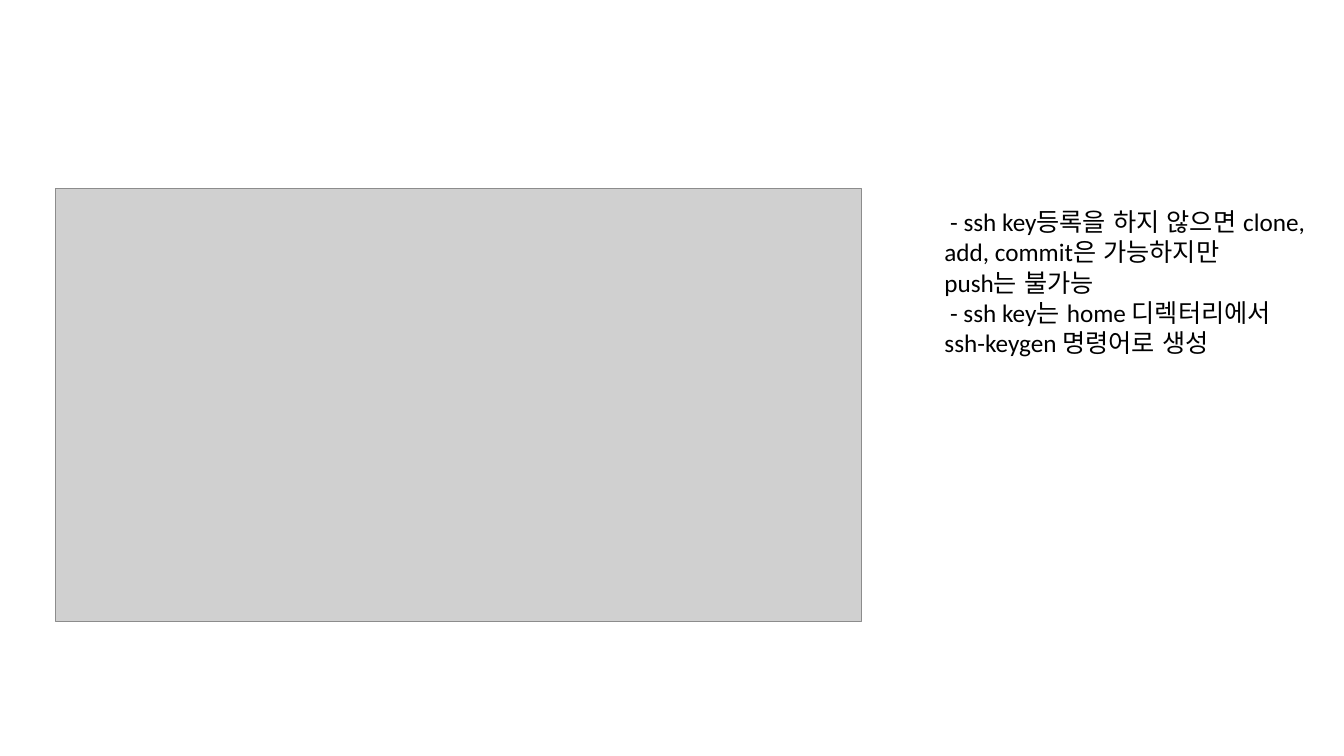
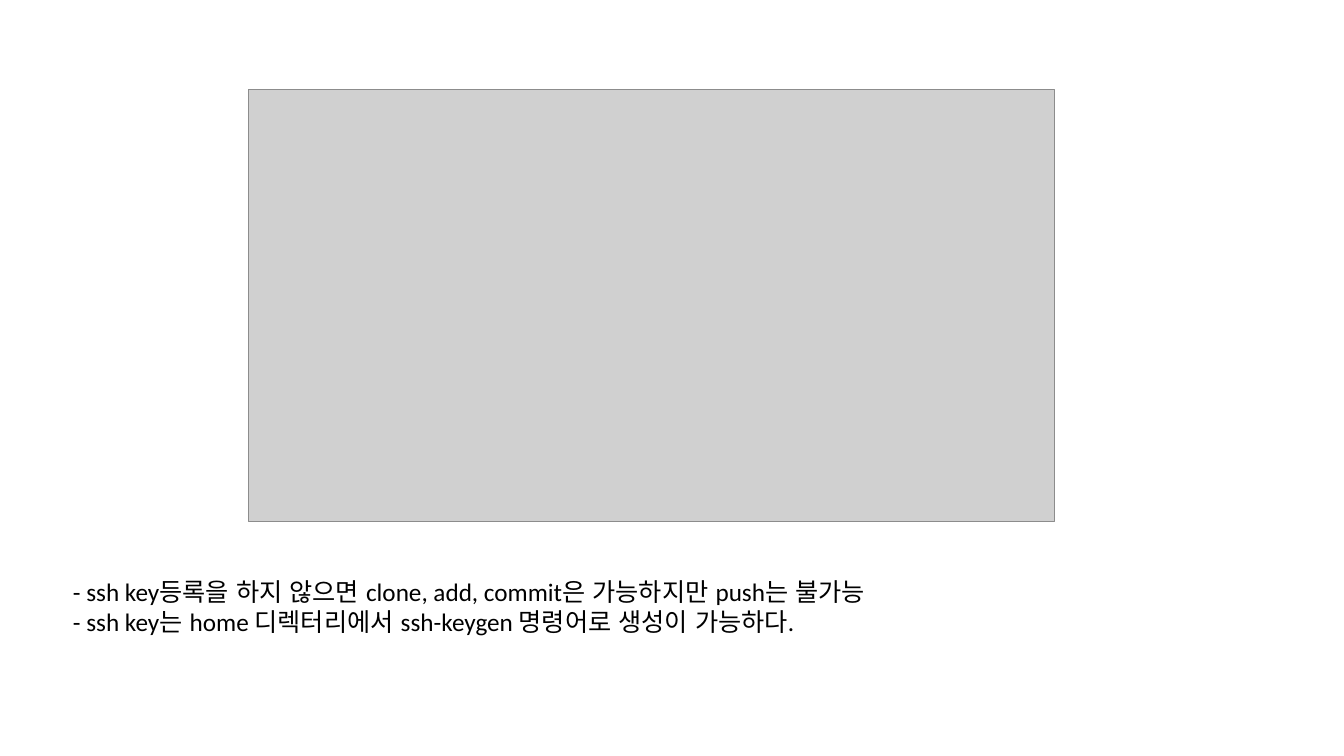
Before and after one commit to ChaeSung-Lee/DJ_InternShip, a slide deck: slide 15 of 2021_Summer/jp.hong/Git_Manual.pptx (slide 2 before the commit). Drawn at 1344x756 pixels with LibreOffice and Linux fonts; fonts in the diff are those of the drawing; grey boxes stand for pictures. Boxes give left, top, right and bottom in pixels: in the first picture for what was removed or moved away, otherwise in the second. Text is boxed around its words. In the diff, an @@ line names an element or a change of style, - is before the commit and + after.

```diff
--- a/2021_Summer/jp.hong/Git_Manual.pptx
+++ b/2021_Summer/jp.hong/Git_Manual.pptx
@@ picture moved from (x1=55, y1=189, x2=861, y2=621) to (x1=249, y1=89, x2=1055, y2=521) @@
@@ text at (x1=86, y1=580, x2=865, y2=636): text changed @@
-- ssh key등록을 하지 않으면 clone,
-add, commit은 가능하지만
-push는 불가능
-- ssh key는 home 디렉터리에서
-ssh-keygen 명령어로 생성
+- ssh key등록을 하지 않으면 clone, add, commit은 가능하지만 push는 불가능
+- ssh key는 home 디렉터리에서 ssh-keygen 명령어로 생성이 가능하다.
```
Also in this commit, not shown: 4 other slides changed, 14 slides added, 3 other files.
